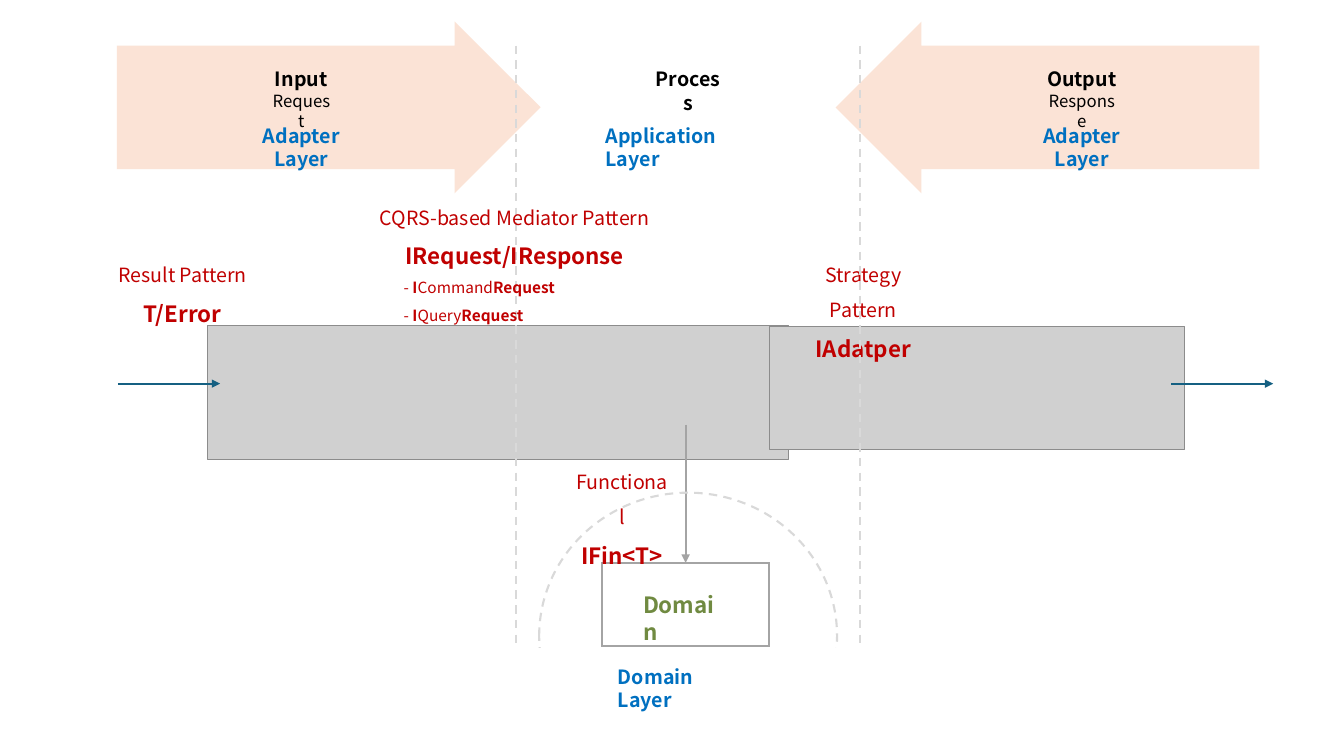
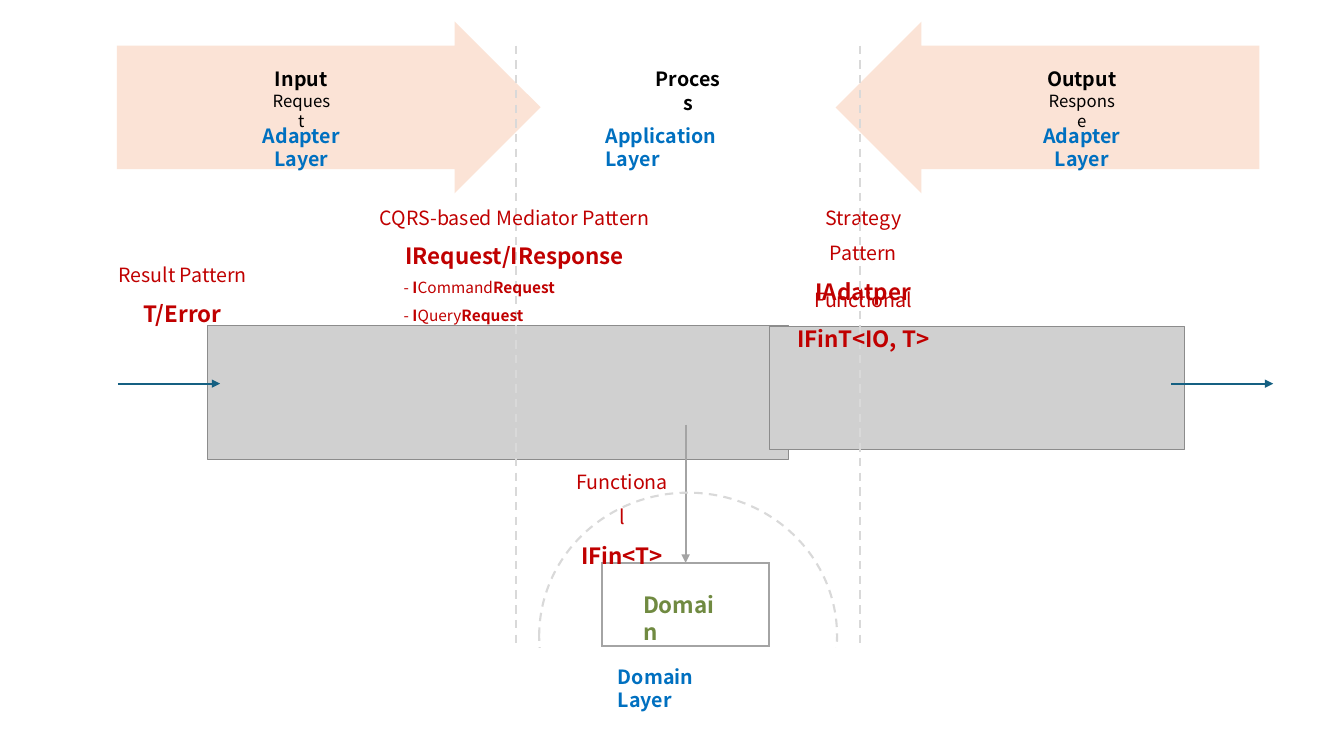
Before and after one commit to hhko/Functorium, a slide deck: slide 8 of Docs/ArchitectureIs/README.pptx. Drawn at 1344x756 pixels with LibreOffice and Linux fonts; fonts in the diff are those of the drawing; grey boxes stand for pictures. Boxes give left, top, right and bottom in pixels: in the first picture for what was removed or moved away, otherwise in the second. Text is boxed around its words. In the diff, an @@ line names an element or a change of style, - is before the commit and + after.

Commit message:
docs: 아키텍처 문서 및 README 업데이트
- README.md: 프로젝트 설명 보완
- InternalArchitecture.png: 아키텍처 다이어그램 업데이트
- InternalArchitecture_Testing.png: 테스트 아키텍처 이미지 이름 변경
- README.md (아키텍처): 이미지 참조 경로 수정
- README.pptx: 프레젠테이션 업데이트
- 불필요한 이미지 파일 삭제 (InternalArchitecture_Test.png, pwm.png)

```diff
--- a/Docs/ArchitectureIs/README.pptx
+++ b/Docs/ArchitectureIs/README.pptx
@@ text "Strategy Pattern": place and size @@
-text "Strategy Pattern" at [816, 267, 911, 362]
+text "Strategy Pattern" at [816, 210, 911, 305]
@@ text added at [797, 325, 929, 352], 16 pt, text #C00000, bold @@
+Functional
+IFinT<IO, T>
```
Also in this commit, not shown: 5 other files.
